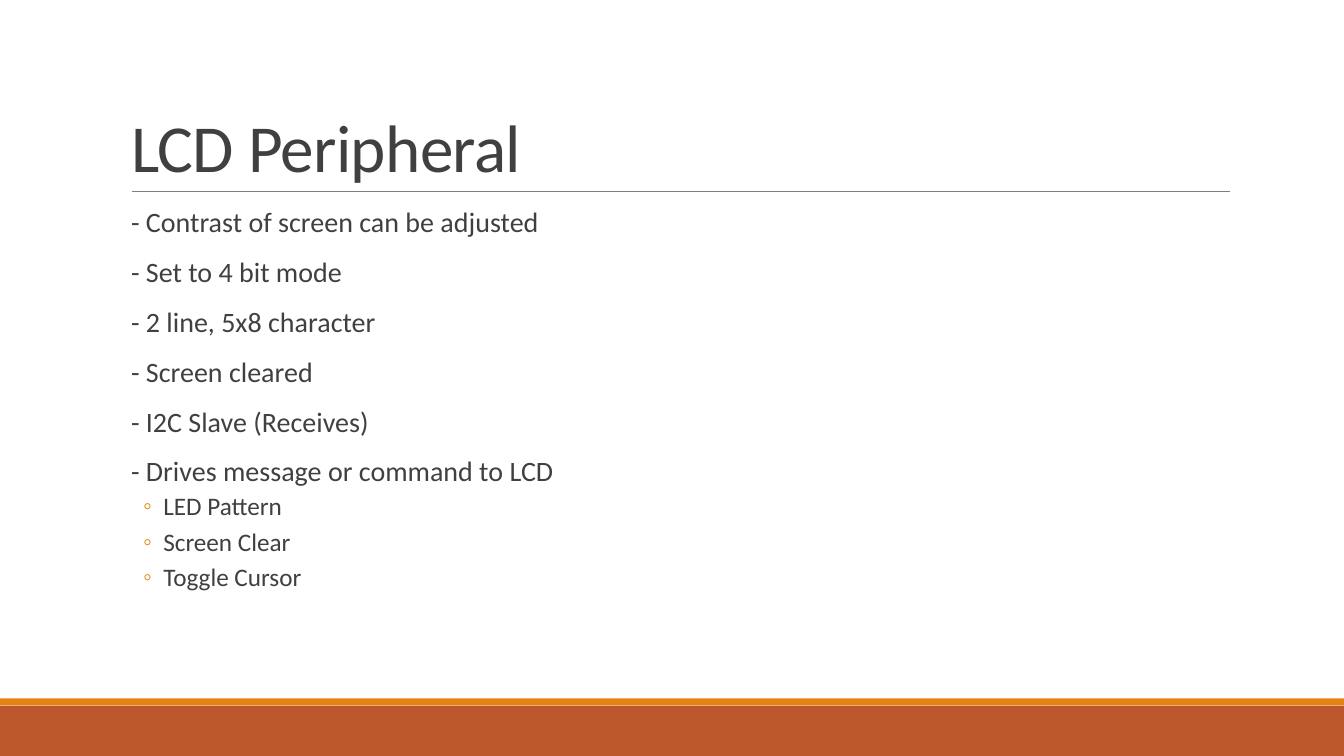
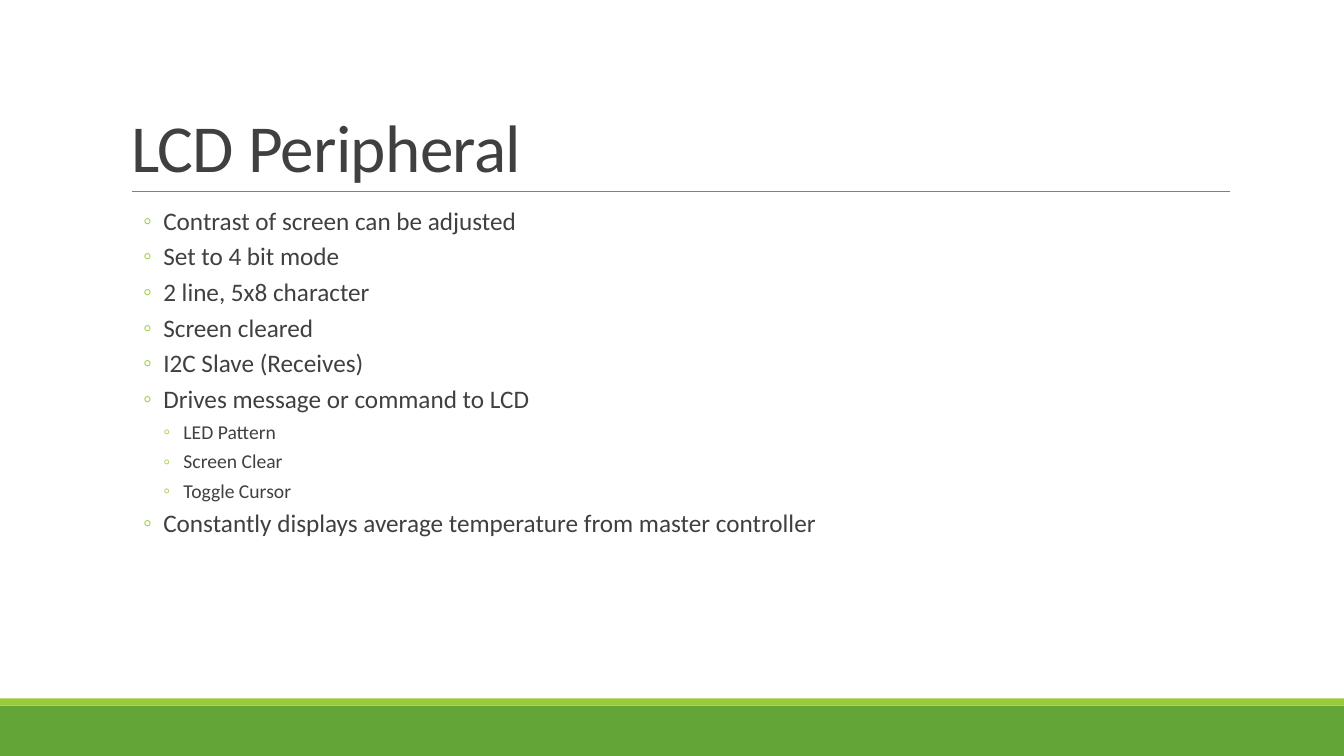
Before and after one commit to msu-eele-465/project5-aaron-beau, a slide deck: slide 7 of docs/assets/project5-presentation.pptx (slide 6 before the commit). Drawn at 1344x756 pixels with LibreOffice and Linux fonts; fonts in the diff are those of the drawing. Boxes give left, top, right and bottom in pixels: in the first picture for what was removed or moved away, otherwise in the second. Text is boxed around its words. In the diff, an @@ line names an element or a change of style, - is before the commit and + after.

```diff
--- a/docs/assets/project5-presentation.pptx
+++ b/docs/assets/project5-presentation.pptx
@@ text at <box>163,212,529,413</box>: text changed; size 20 to 18 pt @@
-  - Contrast of screen can be adjusted
-  - Set to 4 bit mode
-  - 2 line, 5x8 character
-  - Screen cleared
-  - I2C Slave (Receives)
-  - Drives message or command to LCD
+  ◦ Contrast of screen can be adjusted
+  ◦ Set to 4 bit mode
+  ◦ 2 line, 5x8 character
+  ◦ Screen cleared
+  ◦ I2C Slave (Receives)
+  ◦ Drives message or command to LCD
@@ text at <box>183,426,291,502</box>: size 18 to 14 pt in "LED Pattern", "Screen Clear", "Toggle Cursor"; list level 2 to 3 in "LED Pattern"; bullet colour #E48312 to #99CB38; list level 2 to 3 in "Screen Clear"; list level 2 to 3 in "Toggle Cursor" @@
@@ text at <box>163,514,816,537</box>: paragraph added @@
+  ◦ Constantly displays average temperature from master controller
@@ rectangle at <box>0,706,1344,756</box>: fill #BD582C to #63A537 @@
@@ rectangle at <box>0,699,1344,706</box>: fill #E48312 to #99CB38 @@
```
Also in this commit, not shown: 5 other slides changed, 4 slides added, 5 slides removed.
